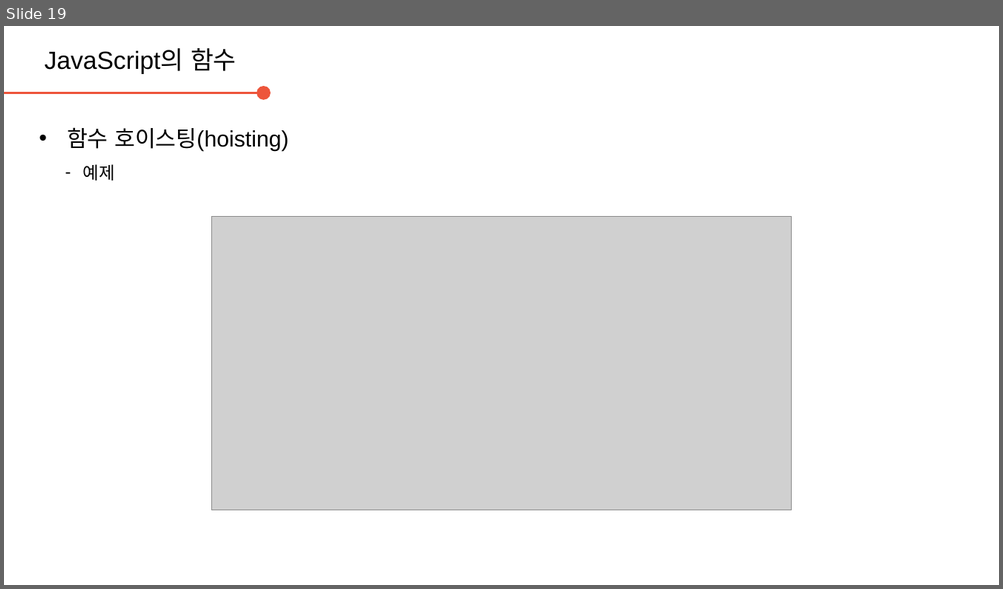
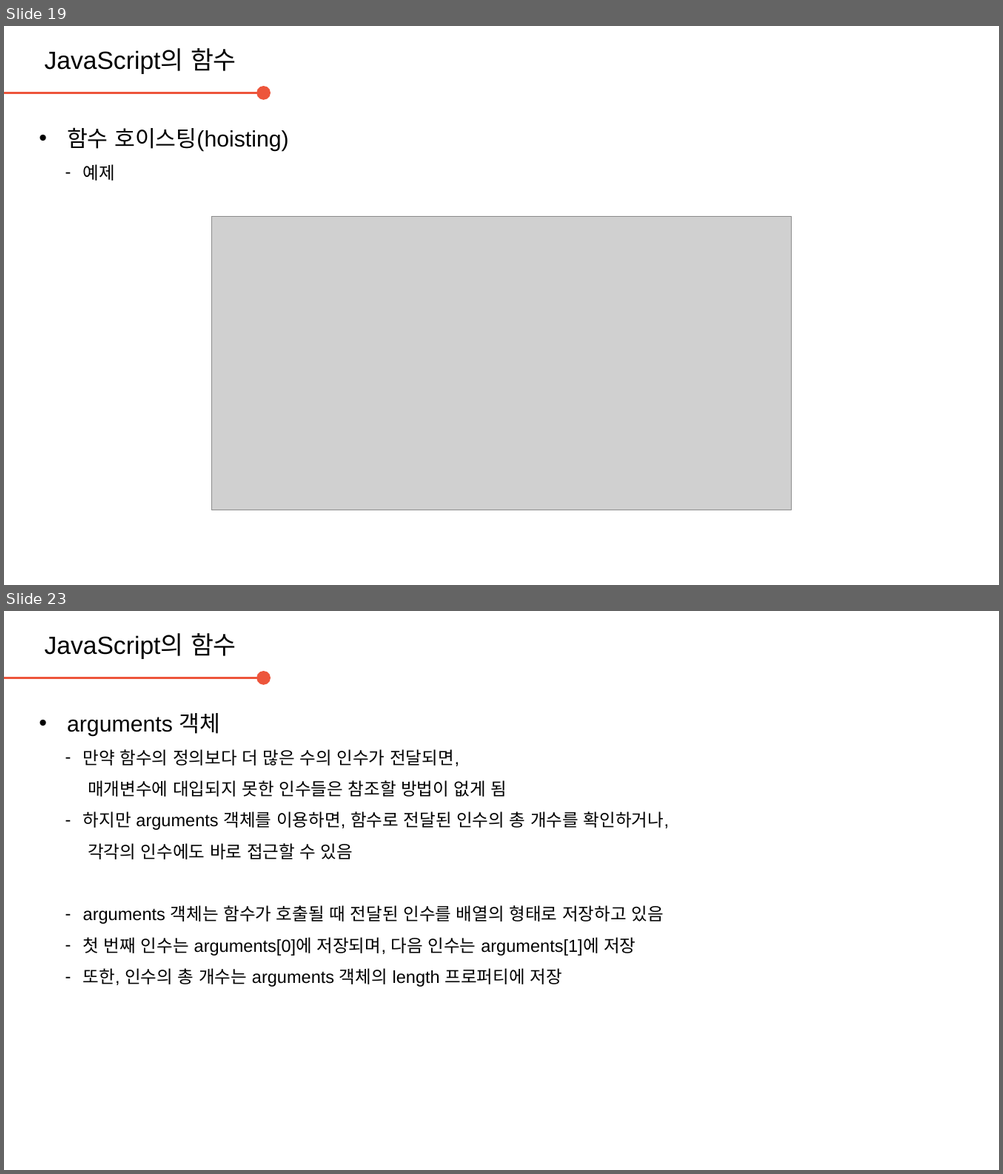
Before and after one commit to daegukdo/GCWM, a slide deck: 35/200901_JavaScript_function.pptx. Shown one above the other, each under a label of ours: slide 19 before the commit, slides 19 and 23 after it; the slides between them are not shown. The pictures are 1003x589 and 1003x1174 pixels, drawn with LibreOffice and Linux fonts; fonts in the diff are those of the drawing; grey boxes stand for pictures; background and template pictures are left out. Boxes give left, top, right and bottom in pixels: in the first picture for what was removed or moved away, otherwise in the second. Text is boxed around its words. In the diff, an @@ line names an element or a change of style, - is before the commit and + after.

Commit message:
get coding with me  - edit JavaScript resource (function)

```diff
--- a/35/200901_JavaScript_function.pptx
+++ b/35/200901_JavaScript_function.pptx
@@ slide 23 added at box(4, 611, 999, 1170), background #FFFFFF @@
@@ text added at box(45, 633, 236, 659), 20 pt, text #000000 @@
+JavaScript의 함수
@@ arrow added from (4, 678) to (264, 678), #ED553B 2.25 pt @@
@@ text added at box(67, 713, 669, 987), 14 pt, text #000000 @@
+• arguments 객체
+  – 만약 함수의 정의보다 더 많은 수의 인수가 전달되면,
+    매개변수에 대입되지 못한 인수들은 참조할 방법이 없게 됨
+  – 하지만 arguments 객체를 이용하면, 함수로 전달된 인수의 총 개수를 확인하거나,
+    각각의 인수에도 바로 접근할 수 있음
+  – arguments 객체는 함수가 호출될 때 전달된 인수를 배열의 형태로 저장하고 있음
+  – 첫 번째 인수는 arguments[0]에 저장되며, 다음 인수는 arguments[1]에 저장
+  – 또한, 인수의 총 개수는 arguments 객체의 length 프로퍼티에 저장
```
Also in this commit, not shown: 15 other slides added, 2 slides removed, 1 other file.
